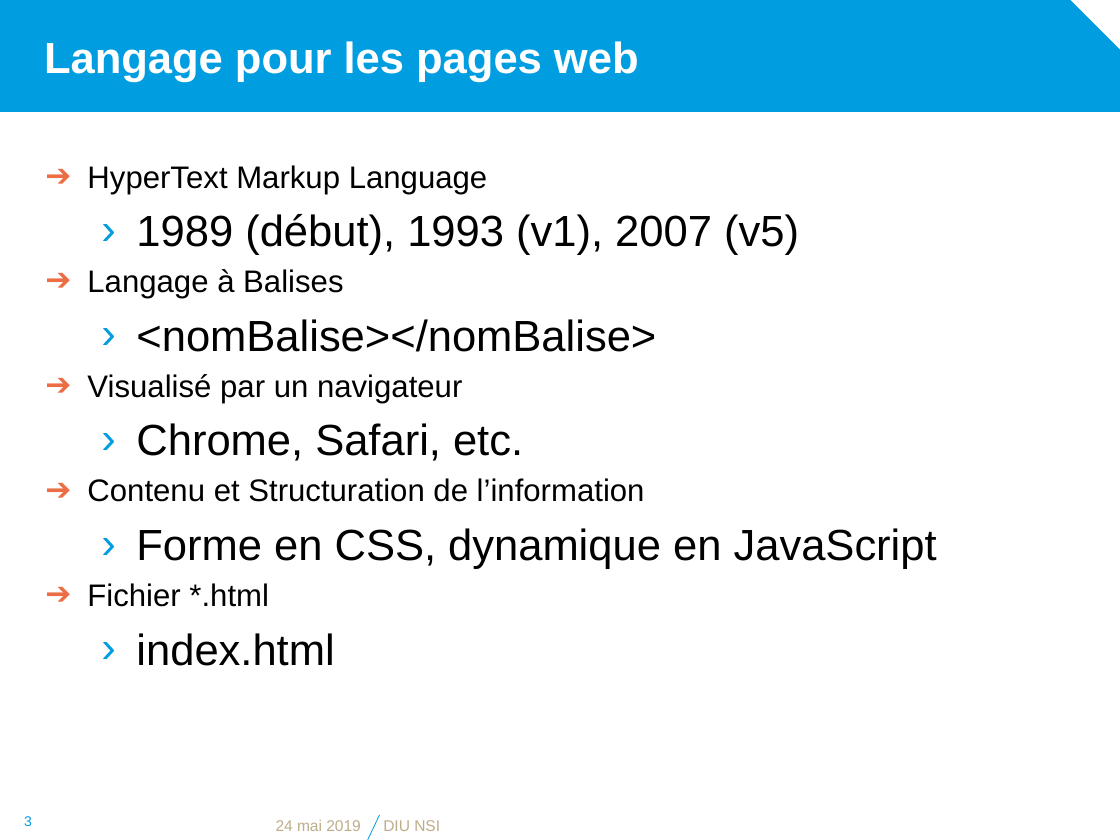
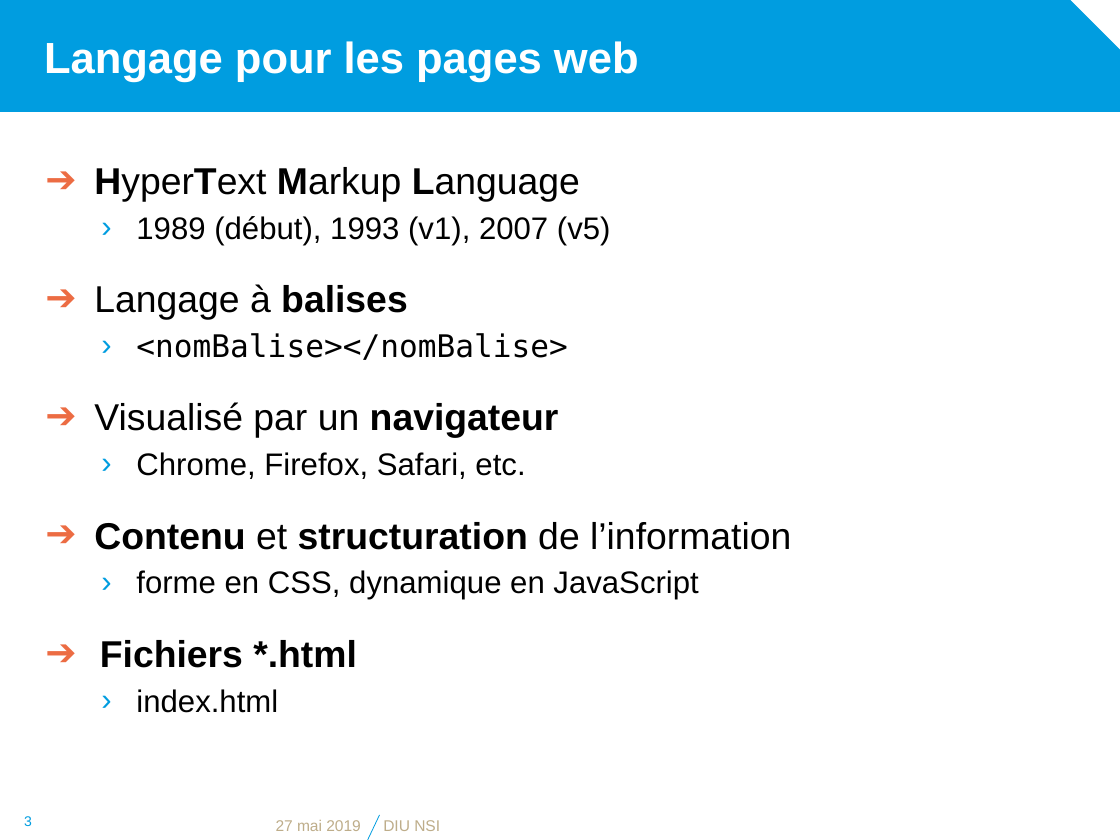
Before and after one commit to diu-uf-bordeaux/bloc1, a slide deck: slide 3 of web/1-HTML/html.pptx. Drawn at 1120x840 pixels with LibreOffice and Linux fonts; fonts in the diff are those of the drawing; background and template pictures are left out. Boxes give left, top, right and bottom in pixels: in the first picture for what was removed or moved away, otherwise in the second. Text is boxed around its words. In the diff, an @@ line names an element or a change of style, - is before the commit and + after.

Commit message:
Mise en forme

```diff
--- a/web/1-HTML/html.pptx
+++ b/web/1-HTML/html.pptx
@@ text at (94,167,611,713): size 20 to 24 pt in "HyperText Markup Language", "Visualisé par un navigateur"; bold on in "HyperText Markup Language", "navigateur"; size 28 to 20 pt in "1989 (début), 1993 (v1), 2007 (v5)", "<nomBalise></nomBalise>", "index.html"; font Arial to DejaVu Sans Mono in "<nomBalise></nomBalise>"; indent changed; less space between paragraphs; line spacing 1 to 1.5 @@
@@ text at (94,284,408,320): text changed; size 20 to 24 pt @@
-➔ Langage à Balises
+➔ Langage à balises
@@ text at (94,452,791,668): text changed; size 28 to 20 pt @@
-  › Chrome, Safari, etc.
-➔ Contenu et Structuration de l’information
-  › Forme en CSS, dynamique en JavaScript
-➔ Fichier *.html
+  › Chrome, Firefox, Safari, etc.
+➔ Contenu et structuration de l’information
+  › forme en CSS, dynamique en JavaScript
+➔ Fichiers *.html
@@ text at (276,820,361,831): text changed @@
-24 mai 2019
+27 mai 2019
```
Also in this commit, not shown: 6 other slides changed, 1 other file.
